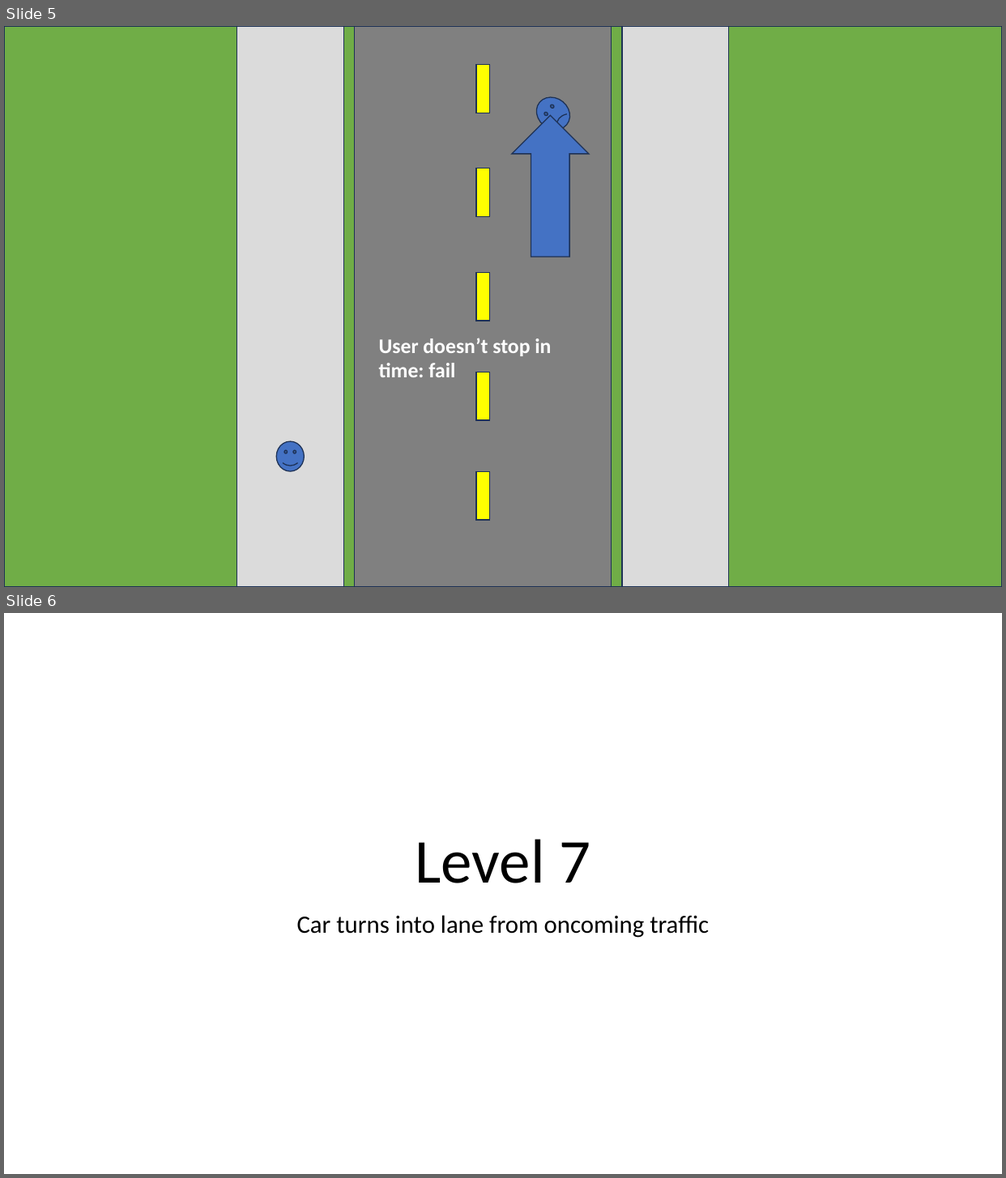
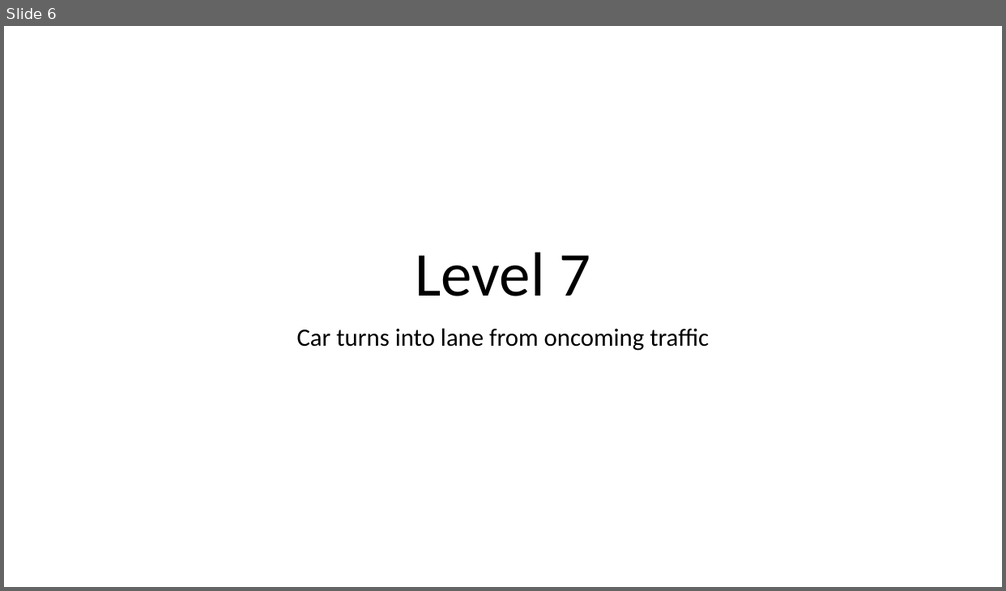
Before and after one commit to pancake423/driving-simulator, a slide deck: refs/level 6 through 10.pptm. Shown one above the other, each under a label of ours: slides 5 and 6 before the commit, slide 6 after it. The pictures are 1006x1178 and 1006x591 pixels, drawn with LibreOffice and Linux fonts; fonts in the diff are those of the drawing. Boxes give left, top, right and bottom in pixels: in the first picture for what was removed or moved away, otherwise in the second. Text is boxed around its words. In the diff, an @@ line names an element or a change of style, - is before the commit and + after.

```diff
--- a/refs/level 6 through 10.pptm
+++ b/refs/level 6 through 10.pptm
@@ slide 5 removed at (4, 26, 1002, 587), background #FFFFFF @@
@@ rectangle removed at (4, 26, 1002, 587) @@
@@ rectangle removed at (236, 26, 344, 587) @@
@@ rectangle removed at (355, 26, 612, 587) @@
@@ rectangle removed at (622, 26, 730, 587) @@
@@ rectangle removed at (476, 65, 489, 113) @@
@@ smiley face removed at (530, 90, 577, 136) @@
@@ right arrow removed at (512, 116, 589, 258) @@
@@ rectangle removed at (476, 169, 489, 217) @@
@@ rectangle removed at (476, 273, 489, 322) @@
@@ text removed at (379, 338, 551, 378) @@
-User doesn’t stop in time: fail
@@ rectangle removed at (476, 372, 489, 421) @@
@@ smiley face removed at (276, 442, 305, 472) @@
@@ rectangle removed at (476, 472, 489, 520) @@
```
Also in this commit, not shown: 1 slide changed, 4 slides added, 3 other slides removed.
